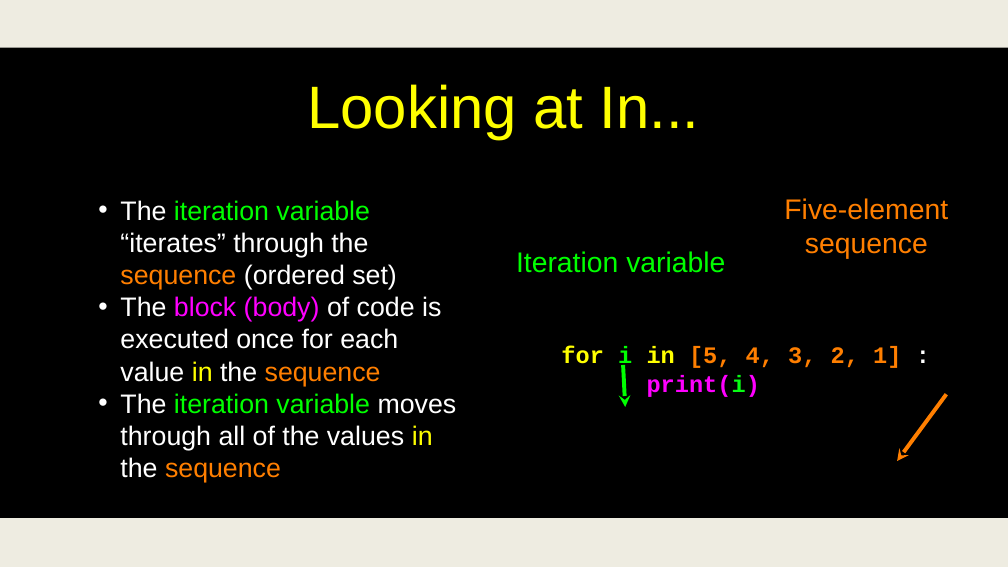
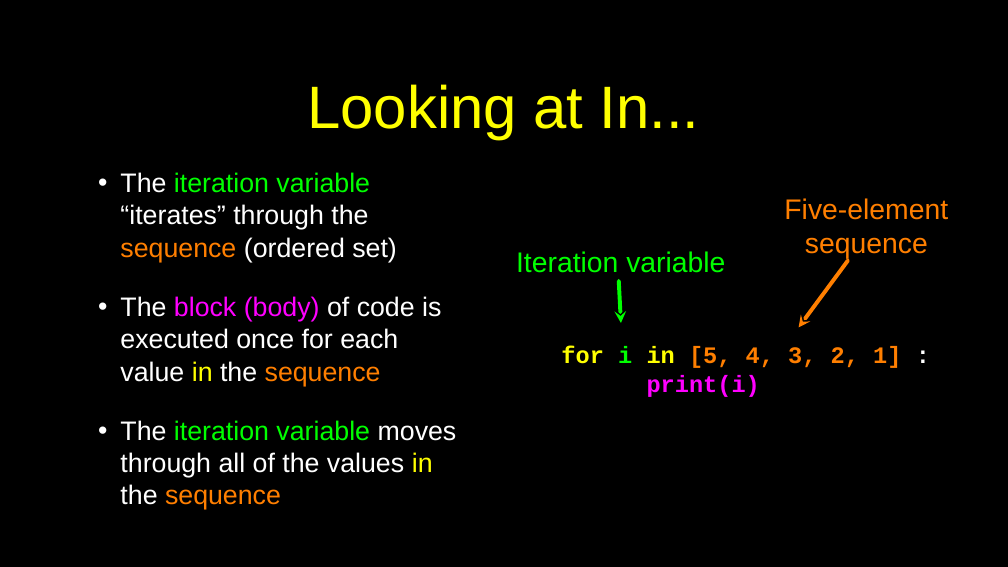
Before and after one commit to csev/py4e, a slide deck: slide 16 of lectures3/Pythonlearn-05-Iterations.pptx. Drawn at 1008x567 pixels with LibreOffice and Linux fonts; fonts in the diff are those of the drawing. Boxes give left, top, right and bottom in pixels: in the first picture for what was removed or moved away, otherwise in the second. Text is boxed around its words. In the diff, an @@ line names an element or a change of style, - is before the commit and + after.

```diff
--- a/lectures3/Pythonlearn-05-Iterations.pptx
+++ b/lectures3/Pythonlearn-05-Iterations.pptx
@@ rectangle removed at (x1=0, y1=0, x2=1008, y2=48) @@
@@ arrow added from (848, 261) to (799, 327), #FF7F00 5 pt @@
@@ text at (x1=120, y1=296, x2=457, y2=510): more space between paragraphs @@
@@ arrow added from (619, 281) to (621, 323), #00FF00 5 pt @@
@@ freeform shape removed at (x1=623, y1=365, x2=625, y2=407) @@
@@ text at (x1=647, y1=375, x2=760, y2=397): text colour #08FC14 to #FF00FF in "print(i)" @@
@@ freeform shape removed at (x1=897, y1=394, x2=946, y2=461) @@
@@ rectangle at (x1=0, y1=518, x2=1008, y2=567): fill #EEECE1 to #000000 @@
```
Also in this commit, not shown: 51 other slides changed.
